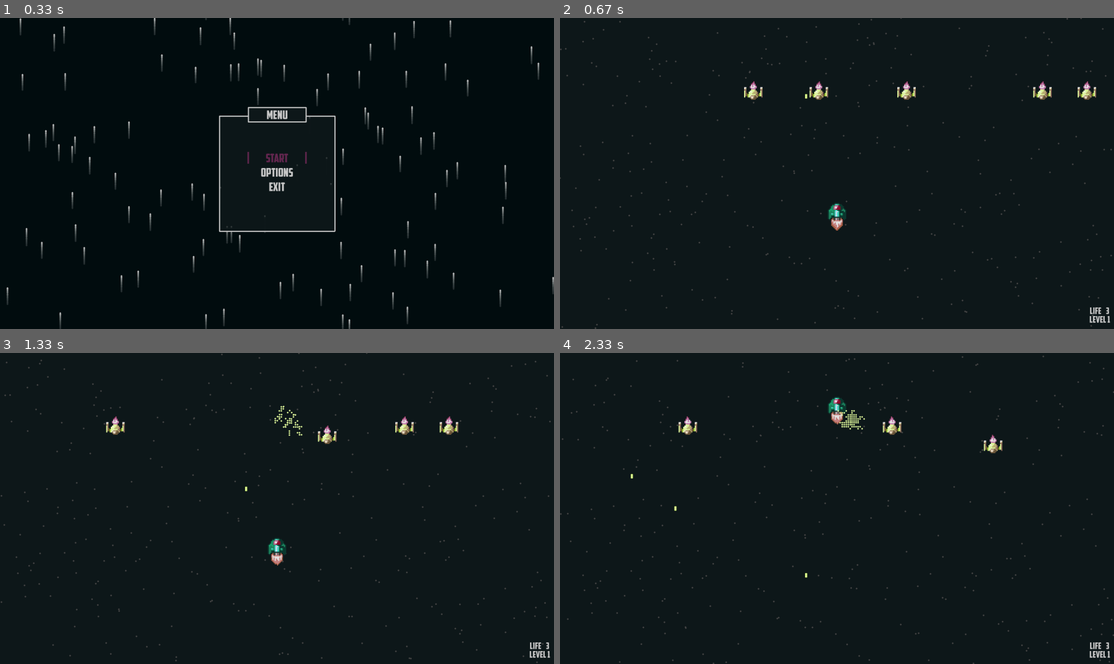
Above: before the commit, frames 1-4 (two rows, left to right).
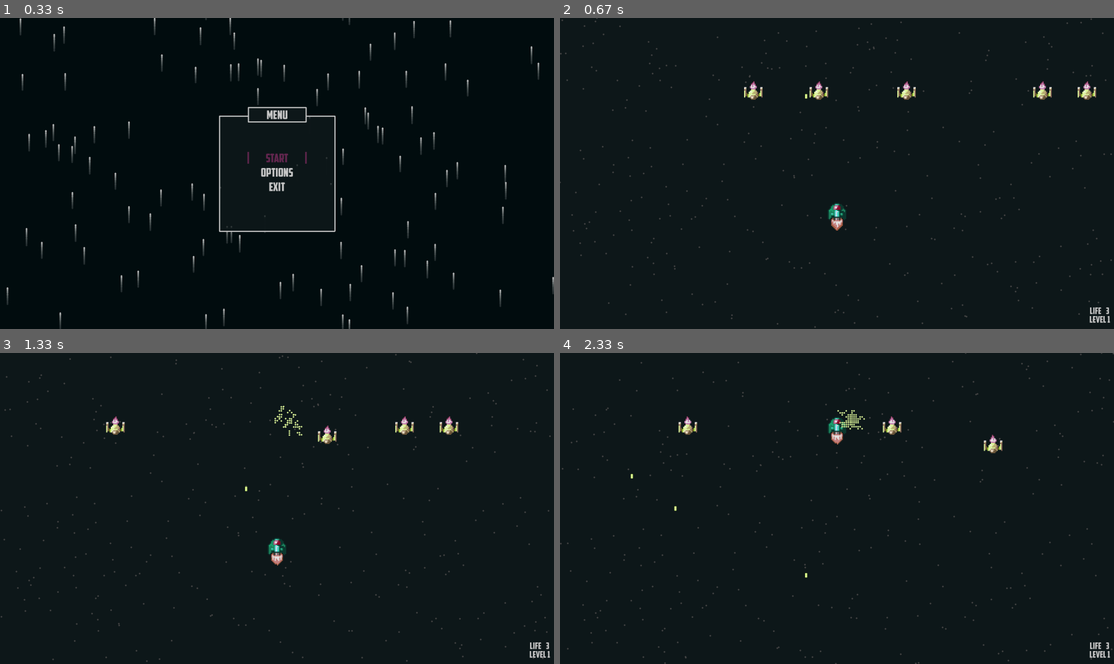
Above: after the commit, the same moments.

Repository: g-brrzzn/shootemup-Pygame
Game: pygame game, started from Game.py
Same seed, same stepped clock (60 frames per second), same inputs: the game is played once before the commit and once after it.
Inputs:
- Up to frame 1 (0.33 s): no input
- Up to frame 2 (0.67 s): tap Enter at 0.33 s
- Up to frame 3 (1.33 s): tap Space at 0.67 s; tap K at 1 s
- Up to frame 4 (2.33 s): hold O 1.33-1.8 s; hold Up 1.33-1.8 s; tap Space at 1.4, 1.7, 1.9, 2.2 s; hold L 1.83-2.3 s; hold Up 1.83-2.3 s

Frame 1 is identical in both runs. In frame 2, 0.7% of the frame differs, in the area x 0-100%, y 0-100%; in frame 3, 0.7%; in frame 4, 1.1%.

Commit message:
Bug fixes

Diff:
--- a/Game.py
+++ b/Game.py
@@ -39,13 +39,18 @@
         self.level_done = False
 
     def start(self):
-        if Player.getLife(self.player) == 0:
+        if Player.getLife(self.player) <= 0:
+            del self.player
             [instance.kill() for instance in Enemy1.instancelist]
+            [instance.kill() for instance in Enemy2.instancelist]
+            [instance.kill() for instance in Enemy3.instancelist]
             self.level = 1
             self.player = Player((config.window_size[0] / 2, (config.window_size[1] / 2)+150))
             self.next_state = "Pause"
         if not self.level_done:
             [instance.kill() for instance in Enemy1.instancelist]
+            [instance.kill() for instance in Enemy2.instancelist]
+            [instance.kill() for instance in Enemy3.instancelist]
             EnemyBase.spawn_enemy(self.level * 5, Enemy1)
             self.level_done = False
 
@@ -63,7 +68,7 @@
 
         self.bullets.update(dt, surf)
         self.player.update(dt, self.last_time)
-        self.background_fall.update(gravity=self.level*3/10)
+        self.background_fall.update(gravity=self.level*3/3)
         if Enemy1.instancelist is not None: [instance.update(dt, last_time, surf, self.player) for instance in Enemy1.instancelist]
 
 
--- a/classes/Enemy.py
+++ b/classes/Enemy.py
@@ -45,7 +45,8 @@
         self.image = self.sprites[int(self.current_sprite)]
 
     def kill(self):
-        self.instancelist.remove(self)
+        try: self.instancelist.remove(self)
+        except: pass
 
     def damage(self):
         if self.life <= 1: self.kill()
--- a/classes/Player.py
+++ b/classes/Player.py
@@ -51,6 +51,18 @@
             self.moving_up = True
         if event.key in CONTROLS['FIRE']:
             self.firing = True
+        if event.key == K_o:
+            if self.shot_delay >= 0.1:
+                self.shot_delay -= 0.1
+        if event.key == K_l:
+            if self.shot_delay < 0.25:
+                self.shot_delay += 0.1
+        if event.key == K_i:
+            self.speed += 1
+        if event.key == K_k:
+            if self.speed >= 7:
+                self.speed -= 1
+
 
     def get_input_keyup(self, event):
         if event.key in CONTROLS['LEFT']:
